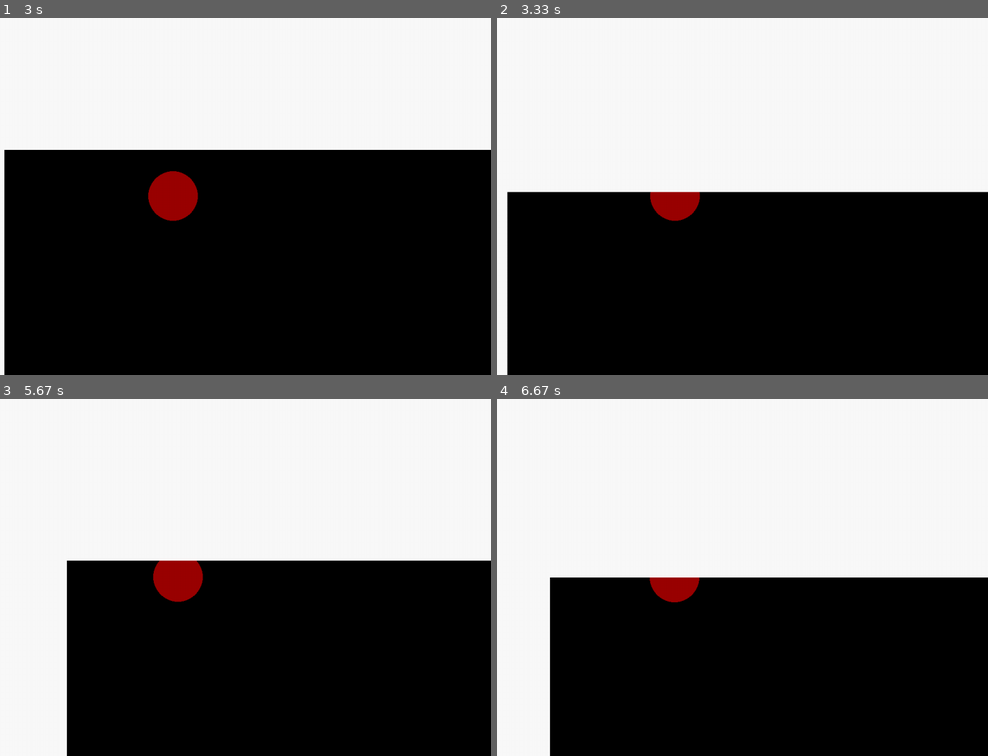
Above: before the commit, frames 1-4 (two rows, left to right).
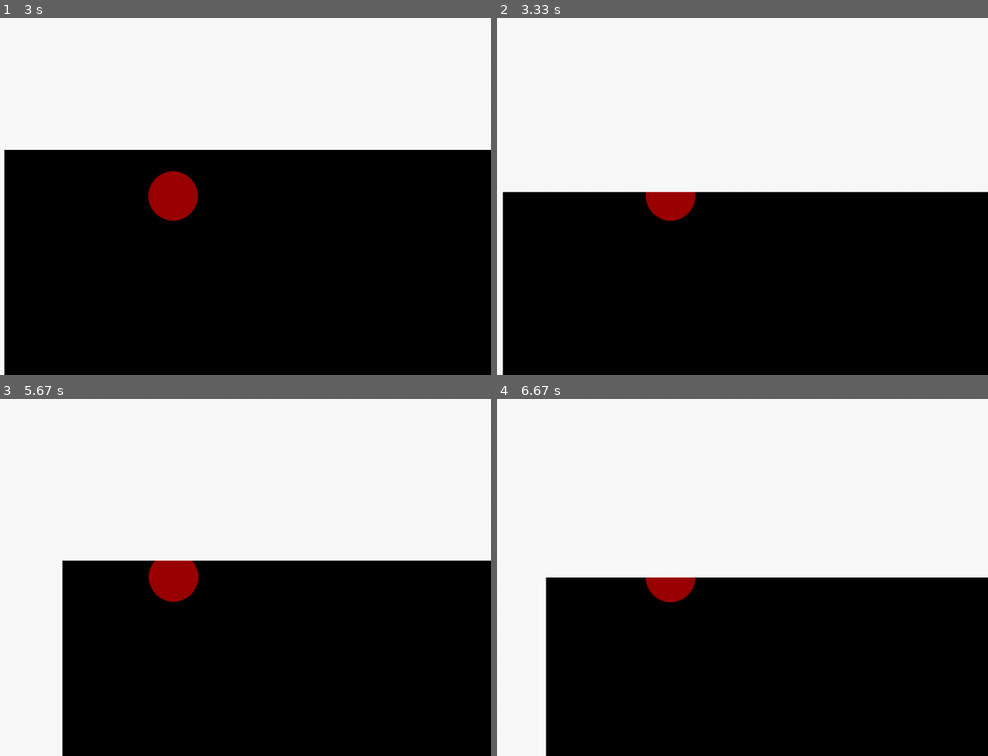
Above: after the commit, the same moments.

Repository: WarriorThirteen/compsci-project
Game: pygame game, started from resources/game.py
Two runs of this game, one before a commit and one after it. Both use one fixed random seed, a clock stepped at 60 frames per second and the inputs below.
Inputs (mouse positions are in pixels of both pictures, inside the frame that each line leads up to):
- Up to frame 1 (3 s): hold D 0.33-0.8 s; move the mouse to (147, 210) at 0.37 s; hold W 0.83-1.13 s; move the mouse to (378, 185) at 0.87 s; hold D 1.17-1.63 s; move the mouse to (19, 200) at 1.2 s; hold A 1.67-2.2 s; move the mouse to (outside the picture) at 1.7 s; hold S 2.23-2.53 s; move the mouse to (265, 71) at 2.27 s; hold A 2.57-2.97 s; move the mouse to (245, 228) at 2.6 s
- Up to frame 2 (3.33 s): click (521, 125) at 3.05 s
- Up to frame 3 (5.67 s): hold W 3.33-3.7 s; move the mouse to (outside the picture) at 3.37 s; hold W 3.73-4.37 s; move the mouse to (152, 516) at 3.77 s; hold A 4.8-5.27 s; move the mouse to (299, 548) at 4.83 s; hold S from 5.3 s (still down); move the mouse to (outside the picture) at 5.33 s
- Up to frame 4 (6.67 s): release S at 5.77 s; hold W 5.8-6.1 s; move the mouse to (801, 513) at 5.83 s; hold W 6.13-6.6 s; move the mouse to (outside the picture) at 6.17 s; hold A from 6.63 s (still down)

Frame 1 is identical in both runs. In frame 2, 0.7% of the frame differs, in the area x 1-42%, y 48-100%; in frame 3, 0.8%, in the area x 12-42%, y 45-100%; in frame 4, 0.6%.

Commit message:
Protoype 1 is done

Diff:
--- a/resources/game.py
+++ b/resources/game.py
@@ -59,16 +59,16 @@
 
         ##  For Mouse control
         self.pos = [self.pos[0] + self.d_x, self.pos[1] + self.d_y]
-        self.camera_pos = [ - self.pos[0] + self.display_geometry[0] // 2, - self.pos[1] + self.display_geometry[1] // 2]
-        # self.camera_pos = [self.camera_pos[0] - self.d_x, self.camera_pos[1] - self.d_y]
-
-        # Prevent wiggling about the cursor caused my over movement
+
+
+        # Prevent wiggling about the cursor caused by over movement
         if abs(self.pos[0] - self.mouse_pos[0]) <= abs(self.d_x):
             self.pos[0] = self.mouse_pos[0]
 
         if abs(self.pos[1] - self.mouse_pos[1]) <= abs(self.d_y):
             self.pos[1] = self.mouse_pos[1]
 
+        self.camera_pos = [ - self.pos[0] + self.display_geometry[0] // 2, - self.pos[1] + self.display_geometry[1] // 2]
 
         self.wall_detect()
 
@@ -102,21 +102,21 @@
 
     def wall_detect(self):
         # Validate edge collision
-        if (displacement := -self.pos[0]) > 0:
-            self.pos[0] += displacement
-            self.camera_pos[0] -= displacement
-
-        if (displacement := -self.pos[1]) > 0:
-            self.pos[1] += displacement
-            self.camera_pos[1] -= displacement
-
-        if (displacement := self.world_geometry[0] - self.pos[0] ) < 0 :
-            self.pos[0] += displacement
-            self.camera_pos[0] -= displacement
-
-        if (displacement := self.world_geometry[1] - self.pos[1] ) < 0 :
-            self.pos[1] += displacement
-            self.camera_pos[1] -= displacement
+        if self.pos[0] < 0: # Left
+            self.pos[0] = 0
+            self.camera_pos[0] = self.display_geometry[0] // 2
+
+        if self.pos[1] < 0: # Top
+            self.pos[1] = 0
+            self.camera_pos[1] = self.display_geometry[1] // 2
+
+        if self.pos[0] > self.world_geometry[0] : # Right
+            self.pos[0] = self.world_geometry[0]
+            self.camera_pos[0] = - self.world_geometry[0] + self.display_geometry[0] // 2
+
+        if self.pos[1] > self.world_geometry[1] : # Bottom
+            self.pos[1] = self.world_geometry[1]
+            self.camera_pos[1] = - self.world_geometry[1] + self.display_geometry[1] // 2
 
 
 
@@ -195,7 +195,6 @@
             print(event)
 
 
-
         # Move things
         player.move()
 
--- a/resources/menu.py
+++ b/resources/menu.py
@@ -187,11 +187,11 @@
         ##  auxiliary buttons
 
         global btn_sound_toggle
-        btn_sound_toggle = tk.Button(home_menu_frame, command=toggle_sound, image=unmuted_icon)
+        btn_sound_toggle = tk.Button(home_menu_frame, command=toggle_sound, image=unmuted_icon, border=0)
         btn_sound_toggle.place(relx=0.05, rely=0.1)
 
         global btn_close_program
-        btn_close_program = tk.Button(home_menu_frame, command=close_program, image=cross_icon)
+        btn_close_program = tk.Button(home_menu_frame, command=close_program, image=cross_icon, border=0)
         btn_close_program.place(relx=0.95, rely=0.1, anchor="ne")
 
         opened_home = True
@@ -222,7 +222,7 @@
         global difficulty
         global player_colour
 
-        btn_back = tk.Button(mp_menu_frame, command=open_home_menu, image=back_icon)
+        btn_back = tk.Button(mp_menu_frame, command=open_home_menu, image=back_icon, border=0)
         btn_back.place(relx=0.95, rely=0.1, anchor="ne")
 
 
@@ -337,7 +337,7 @@
         global difficulty
         global player_colour
 
-        btn_back = tk.Button(sp_menu_frame, command=open_home_menu, image=back_icon)
+        btn_back = tk.Button(sp_menu_frame, command=open_home_menu, image=back_icon, border=0)
         btn_back.place(relx=0.95, rely=0.1, anchor="ne")
 
 
--- a/resources/other_data/names.txt
+++ b/resources/other_data/names.txt
@@ -10,3 +10,8 @@
 TAP
 Will
 Winnie
+Nora
+Toffee
+Potato
+Matt
+Pengo
Binary file changed: resources/images/menu_images/back_icon.png
Binary file changed: resources/images/menu_images/mute_icon.png
Binary file changed: resources/images/menu_images/mute_icon_muted.png
